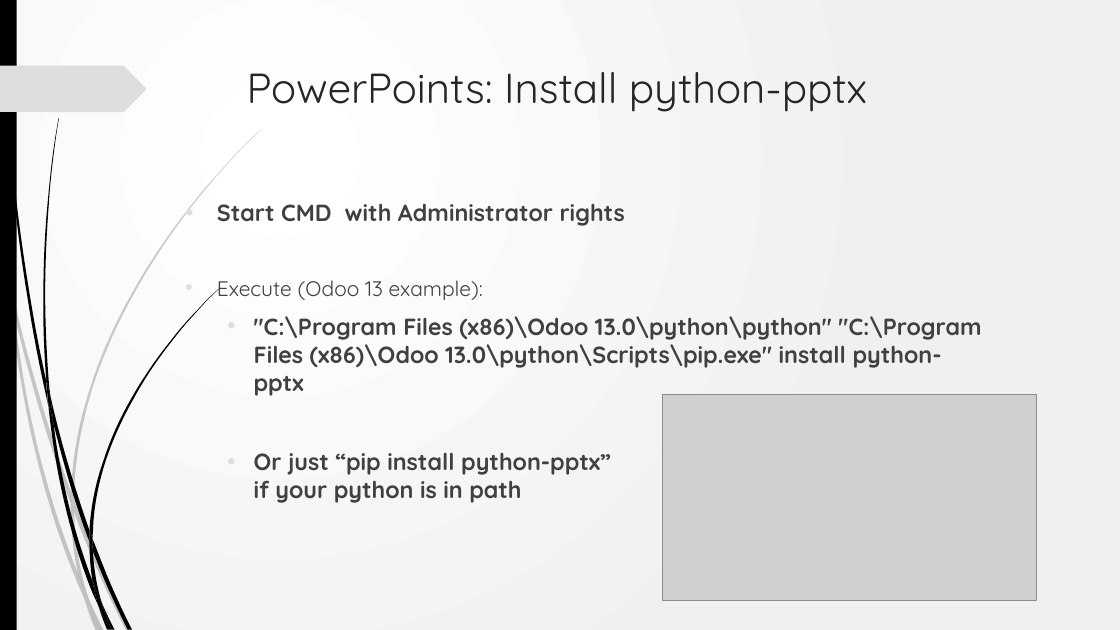
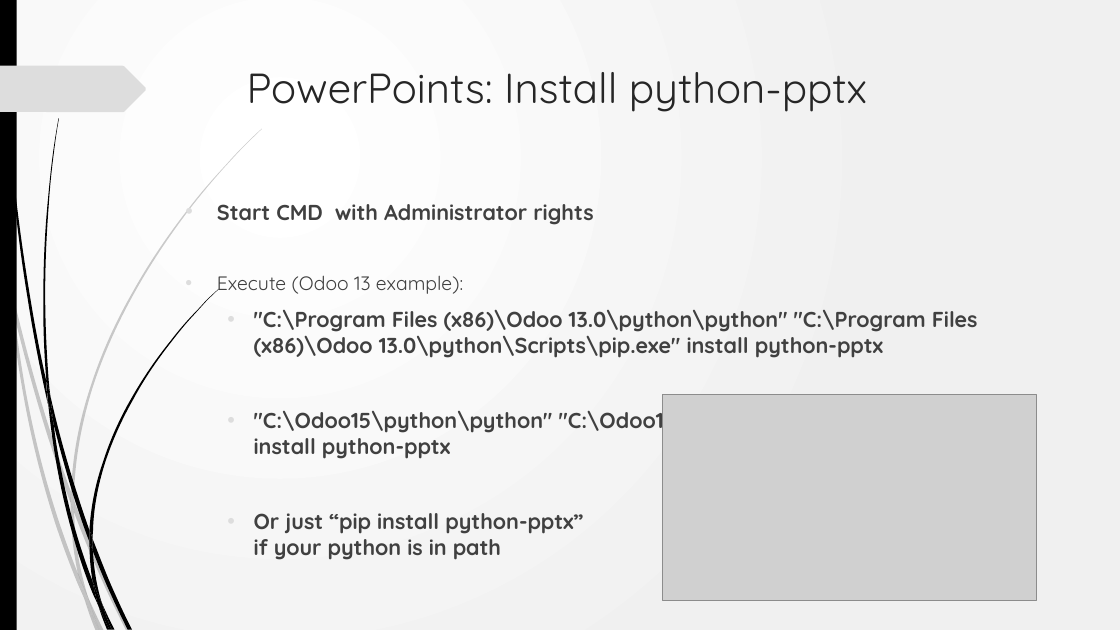
Before and after one commit to akarki58/rocker_app, a slide deck: slide 5 of rocker_app/docs/Rocker_install.pptx (slide 4 before the commit). Drawn at 1120x630 pixels with LibreOffice and Linux fonts; fonts in the diff are those of the drawing; grey boxes stand for pictures; background and template pictures are left out. Boxes give left, top, right and bottom in pixels: in the first picture for what was removed or moved away, otherwise in the second. Text is boxed around its words. In the diff, an @@ line names an element or a change of style, - is before the commit and + after.

```diff
--- a/rocker_app/docs/Rocker_install.pptx
+++ b/rocker_app/docs/Rocker_install.pptx
@@ text at box(217, 204, 978, 560): size 20 to 18.5 pt in "Start CMD with Administrator rights", ""C:\Program Files (x86)\Odoo 13.0\python\python" "C:\Program ...", "Or just “pip install python-pptx” if your ..."; size 18 to 16.6 pt in "Execute (Odoo 13 example):" @@
@@ text at box(254, 406, 941, 459): paragraph added @@
+  • "C:\Odoo15\python\python" "C:\Odoo15\python\Scripts\pip.exe" install python-pptx
```
Also in this commit, not shown: 4 other slides changed, 1 slide added, 3 other files.
